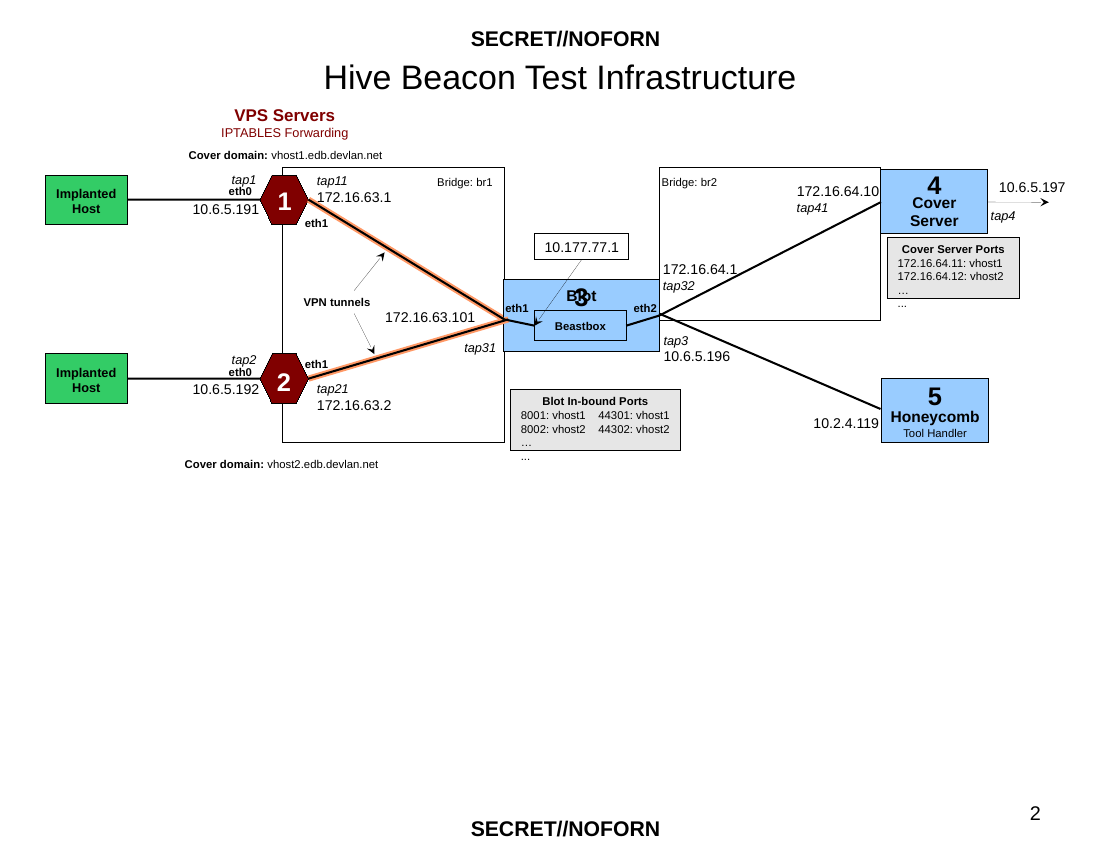
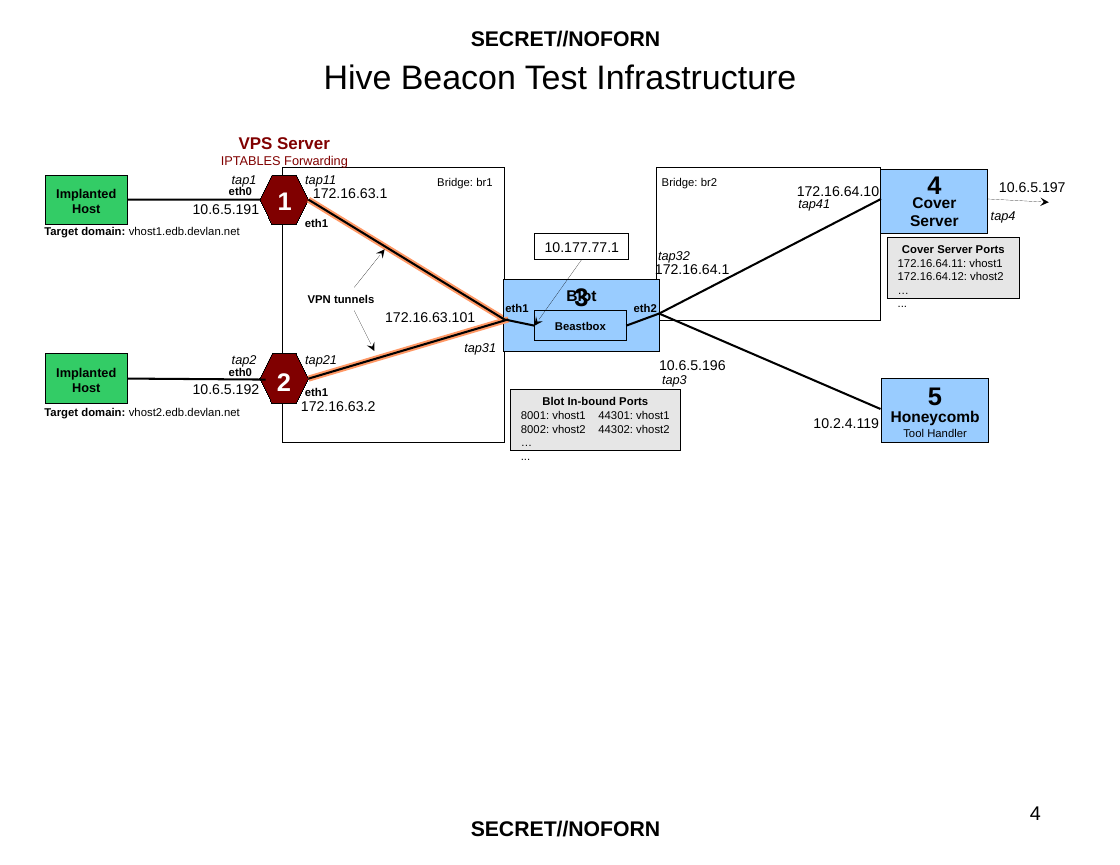
Before and after one commit to soufianetahiri/Vault-8-Hive, a slide deck: slide 4 of infrastructure/documentation/Hive Operating Environment.odp (slide 2 before the commit). Drawn at 1120x865 pixels with LibreOffice and Linux fonts; fonts in the diff are those of the drawing. Boxes give left, top, right and bottom in pixels: in the first picture for what was removed or moved away, otherwise in the second. Text is boxed around its words. In the diff, an @@ line names an element or a change of style, - is before the commit and + after.

```diff
--- a/infrastructure/documentation/Hive Operating Environment.odp
+++ b/infrastructure/documentation/Hive Operating Environment.odp
@@ text "VPS Server": place and size @@
-text "VPS Server" at (221, 109, 349, 140)
+text "VPS Server" at (221, 137, 348, 168)
@@ text at (239, 137, 330, 149): text changed @@
-VPS Servers
+VPS Server
@@ text "172.16.63.1": place and size @@
-text "172.16.63.1" at (317, 176, 391, 205)
+text "172.16.63.1" at (313, 188, 387, 202)
@@ text added at (305, 175, 336, 187), 9 pt, text #000000, italic @@
+tap11
@@ text at (317, 176, 348, 188): paragraph removed @@
-tap11
@@ text at (797, 186, 879, 200): paragraph removed @@
-tap41
@@ text added at (798, 199, 830, 211), 9 pt, text #000000, italic @@
+tap41
@@ 3 arrows, 1 line: place and size @@
-3 arrows, 1 line at (354, 203, 1049, 354)
+3 arrows, 1 line at (354, 200, 1049, 351)
@@ text at (44, 227, 240, 238): text changed @@
-Cover domain: vhost1.edb.devlan.net
+Target domain: vhost1.edb.devlan.net
@@ text "172.16.64.1": place and size @@
-text "172.16.64.1" at (663, 264, 737, 293)
+text "172.16.64.1" at (655, 263, 729, 278)
@@ text added at (658, 251, 690, 263), 9 pt, text #000000, italic @@
+tap32
@@ text "VPN tunnels": place and size @@
-text "VPN tunnels" at (304, 298, 370, 306)
+text "VPN tunnels" at (308, 295, 374, 303)
@@ text at (663, 281, 695, 293): paragraph removed @@
-tap32
@@ text added at (305, 355, 337, 367), 9 pt, text #000000, italic @@
+tap21
@@ text "10.6.5.196": place and size @@
-text "10.6.5.196" at (664, 336, 731, 361)
+text "10.6.5.196" at (659, 360, 726, 370)
@@ text at (664, 336, 689, 348): paragraph removed @@
-tap3
@@ line moved from (127, 379) - (260, 379) to (127, 379) - (266, 380) @@
@@ text "eth1": place and size @@
-text "eth1" at (305, 359, 328, 371)
+text "eth1" at (305, 387, 328, 396)
@@ text added at (662, 375, 687, 387), 9 pt, text #000000, italic @@
+tap3
@@ text at (44, 407, 240, 419): text changed @@
-Cover domain: vhost2.edb.devlan.net
+Target domain: vhost2.edb.devlan.net
@@ text at (301, 401, 375, 411): paragraph removed @@
-tap21
@@ text "172.16.63.2": place and size @@
-text "172.16.63.2" at (317, 400, 391, 410)
+text "172.16.63.2" at (301, 401, 375, 411)
@@ page number at (1030, 806, 1041, 820): text changed @@
-2
+4
```
Also in this commit, not shown: 2 other slides changed, 2 slides added, 3 other files.
